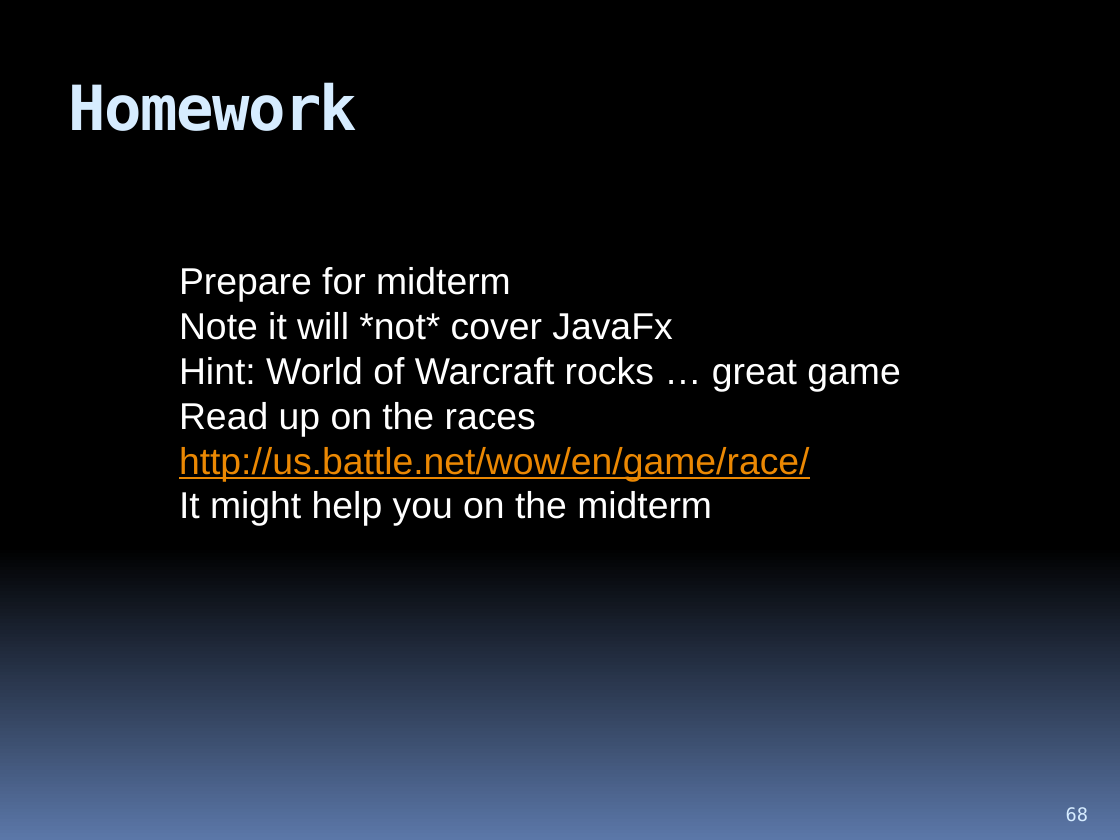
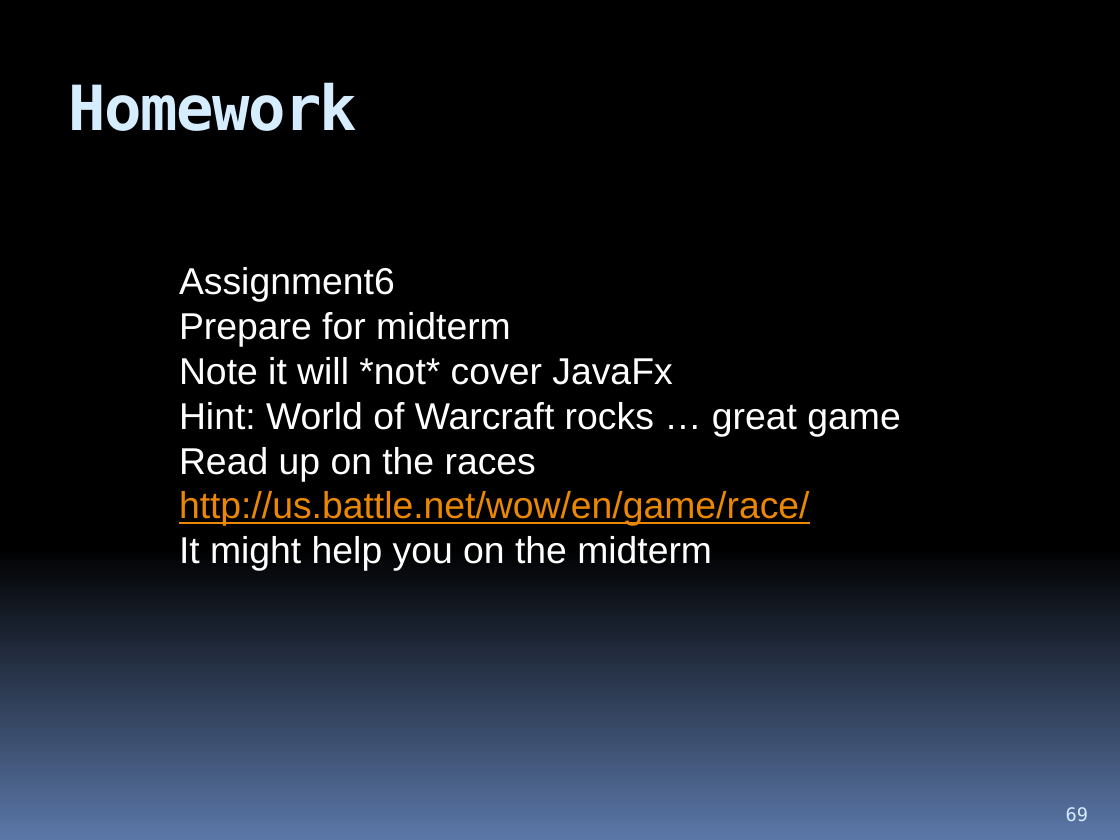
Before and after one commit to hchan/comp2613, a slide deck: slide 69 of coursePresentation.pptx (slide 68 before the commit). Drawn at 1120x840 pixels with LibreOffice and Linux fonts; fonts in the diff are those of the drawing. Boxes give left, top, right and bottom in pixels: in the first picture for what was removed or moved away, otherwise in the second. Text is boxed around its words. In the diff, an @@ line names an element or a change of style, - is before the commit and + after.

```diff
--- a/coursePresentation.pptx
+++ b/coursePresentation.pptx
@@ text at (x1=179, y1=267, x2=395, y2=302): paragraph added @@
+Assignment6
@@ page number at (x1=1066, y1=807, x2=1088, y2=821): text changed @@
-68
+69
```
Also in this commit, not shown: 10 other slides changed, 16 slides added, 6 slides removed, 2 other files.
